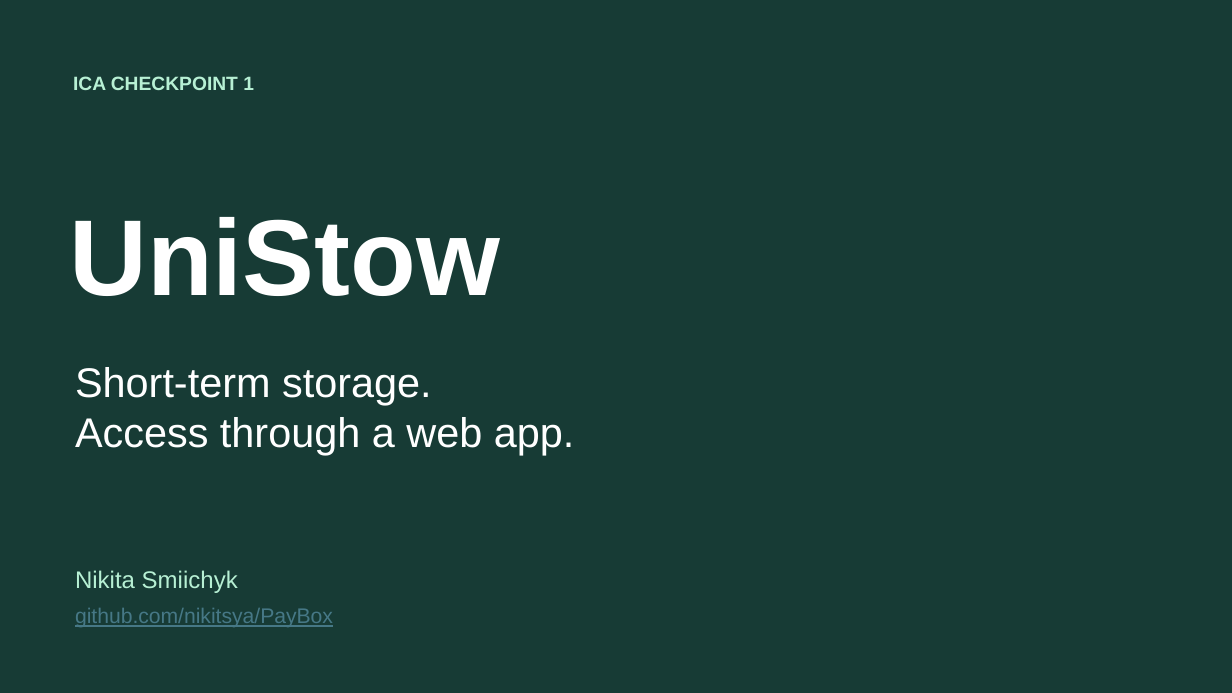
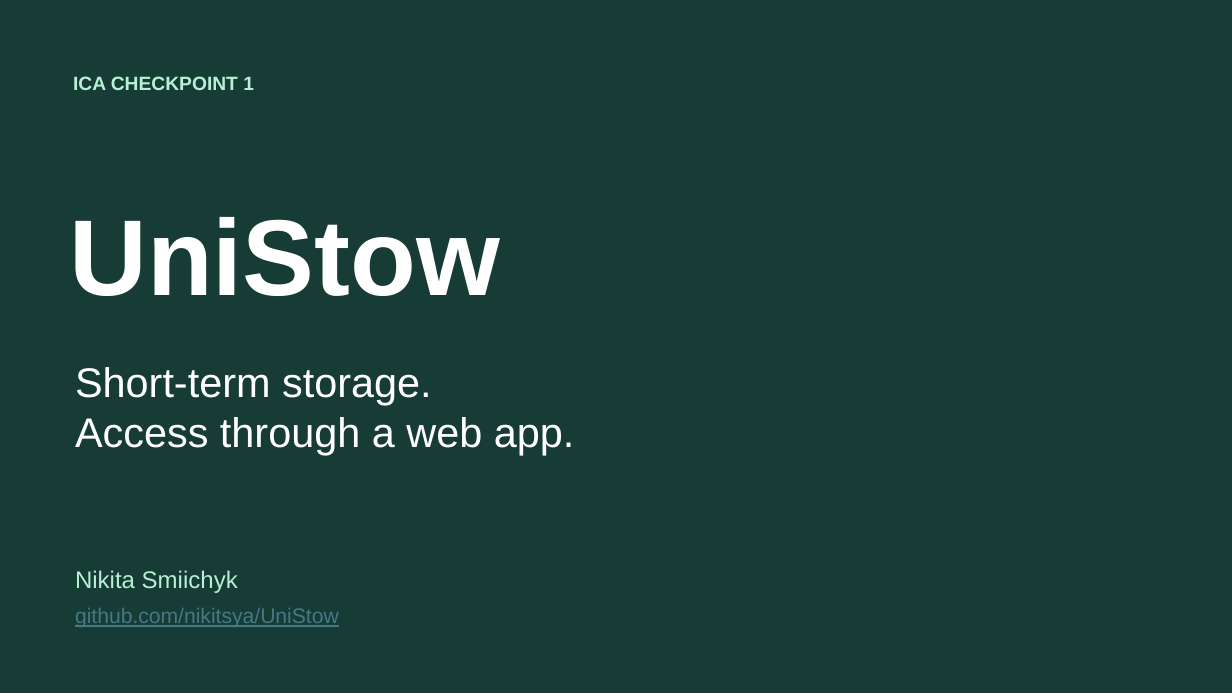
Before and after one commit to nikitsya/UniStow, a slide deck: slide 1 of docs/presentations/UniStow-ICA-Checkpoint-1.pptx. Drawn at 1232x693 pixels with LibreOffice and Linux fonts; fonts in the diff are those of the drawing. Boxes give left, top, right and bottom in pixels: in the first picture for what was removed or moved away, otherwise in the second. Text is boxed around its words. In the diff, an @@ line names an element or a change of style, - is before the commit and + after.

```diff
--- a/docs/presentations/UniStow-ICA-Checkpoint-1.pptx
+++ b/docs/presentations/UniStow-ICA-Checkpoint-1.pptx
@@ text at bbox=[75, 608, 339, 627]: text changed @@
-github.com/nikitsya/PayBox
+github.com/nikitsya/UniStow
```
Also in this commit, not shown: 7 other files.
